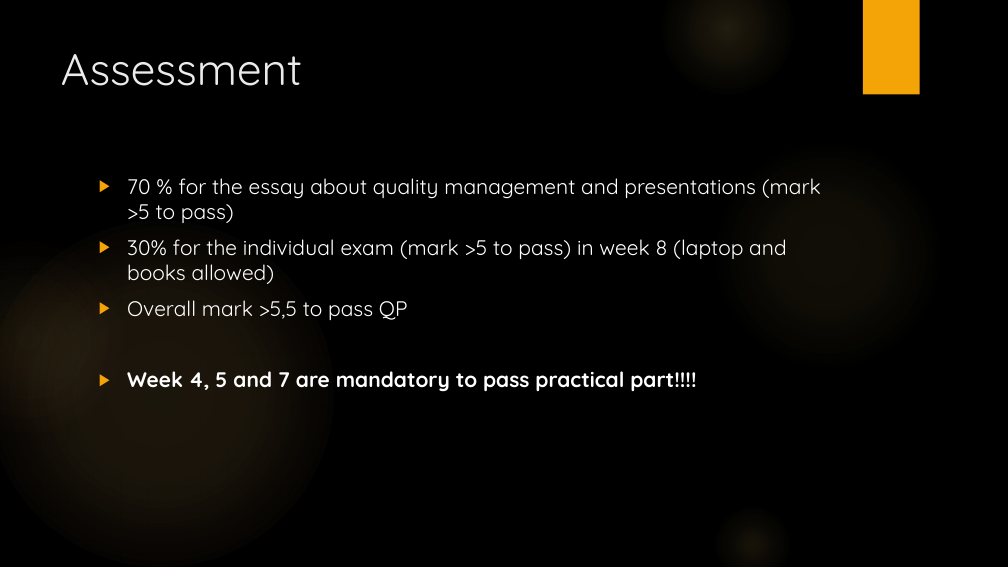
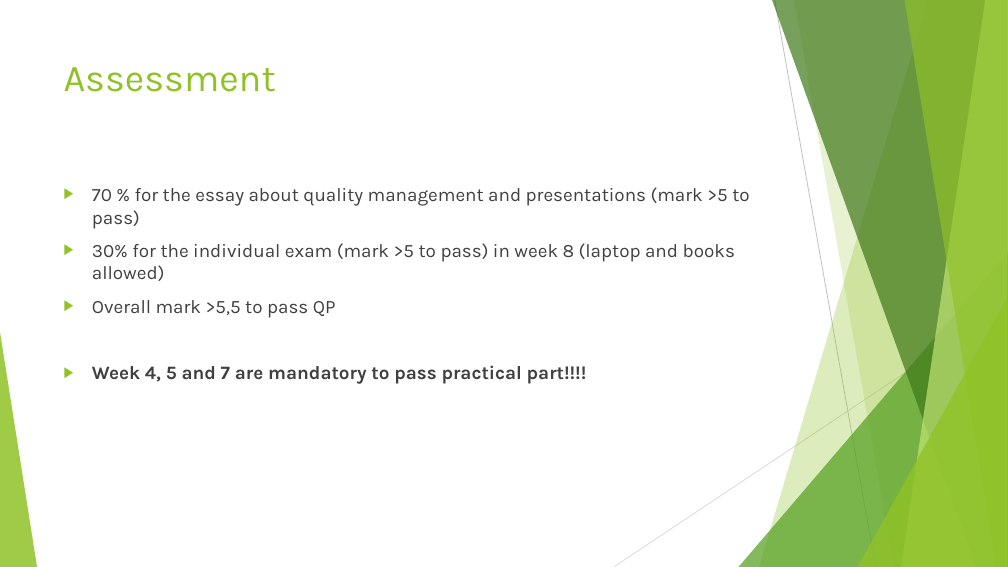
Before and after one commit to sd110/QP, a slide deck: slide 5 of QP Week 1.pptx. Drawn at 1008x567 pixels with LibreOffice and Linux fonts; fonts in the diff are those of the drawing; background and template pictures are left out. Boxes give left, top, right and bottom in pixels: in the first picture for what was removed or moved away, otherwise in the second. Text is boxed around its words. In the diff, an @@ line names an element or a change of style, - is before the commit and + after.

```diff
--- a/QP Week 1.pptx
+++ b/QP Week 1.pptx
@@ background picture (left out) to #FFFFFF @@
@@ ellipse removed at (662,0,794,95) @@
@@ rectangle removed at (863,0,920,95) @@
@@ title "Assessment": place and size @@
-title "Assessment" at (61,54,302,86)
+title "Assessment" at (64,67,276,92)
@@ title "Assessment" at (64,67,276,92): size 42 to 36 pt, font Quicksand to Karla, text colour #EBEBEB to #90C226 @@
@@ ellipse removed at (712,138,944,371) @@
@@ text "70 % for the essay ...": place and size @@
-text "70 % for the essay ..." at (127,178,821,392)
+text "70 % for the essay ..." at (92,187,749,384)
@@ text "70 % for the essay ..." at (92,187,749,384): size 20 to 18 pt, font Quicksand to Karla, text colour #FFFFFF to #404040; bullet colour #F5A408 to #90C226 @@
@@ ellipse removed at (0,221,333,567) @@
@@ ellipse removed at (0,240,126,435) @@
@@ group added at (0,0,1008,567): 5 freeform shapes, 3 triangles, 2 lines @@
@@ ellipse removed at (712,504,793,567) @@
```
Also in this commit, not shown: 13 other slides changed, 1 other file.
